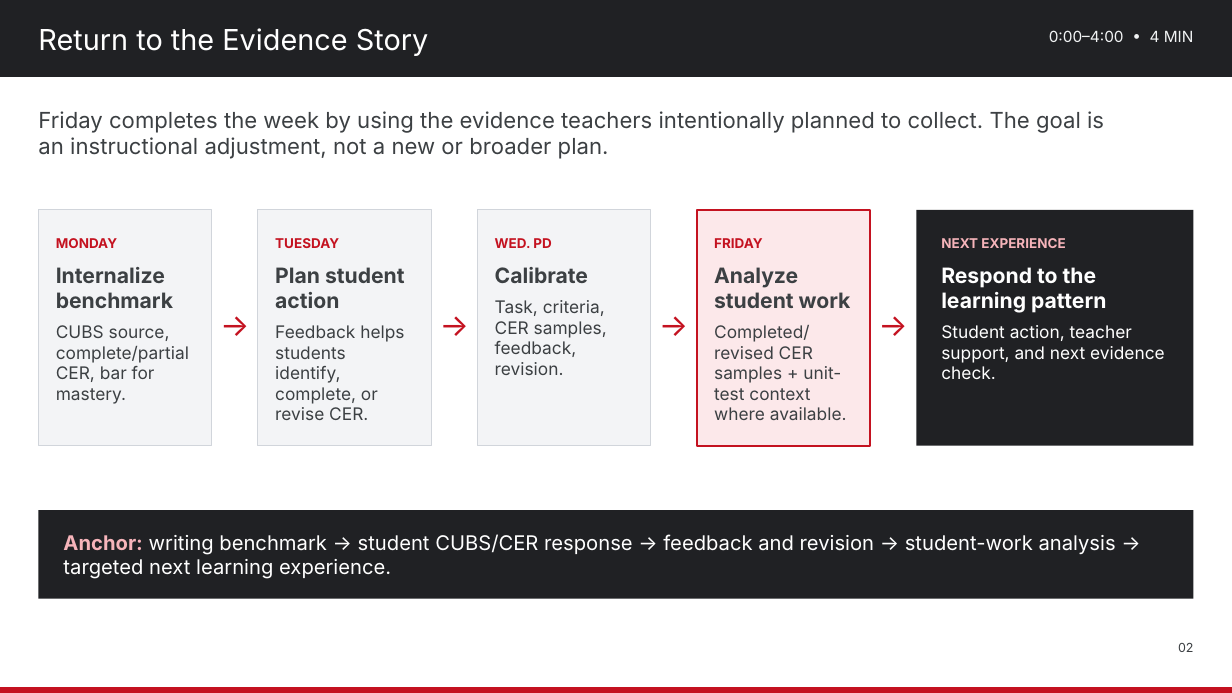
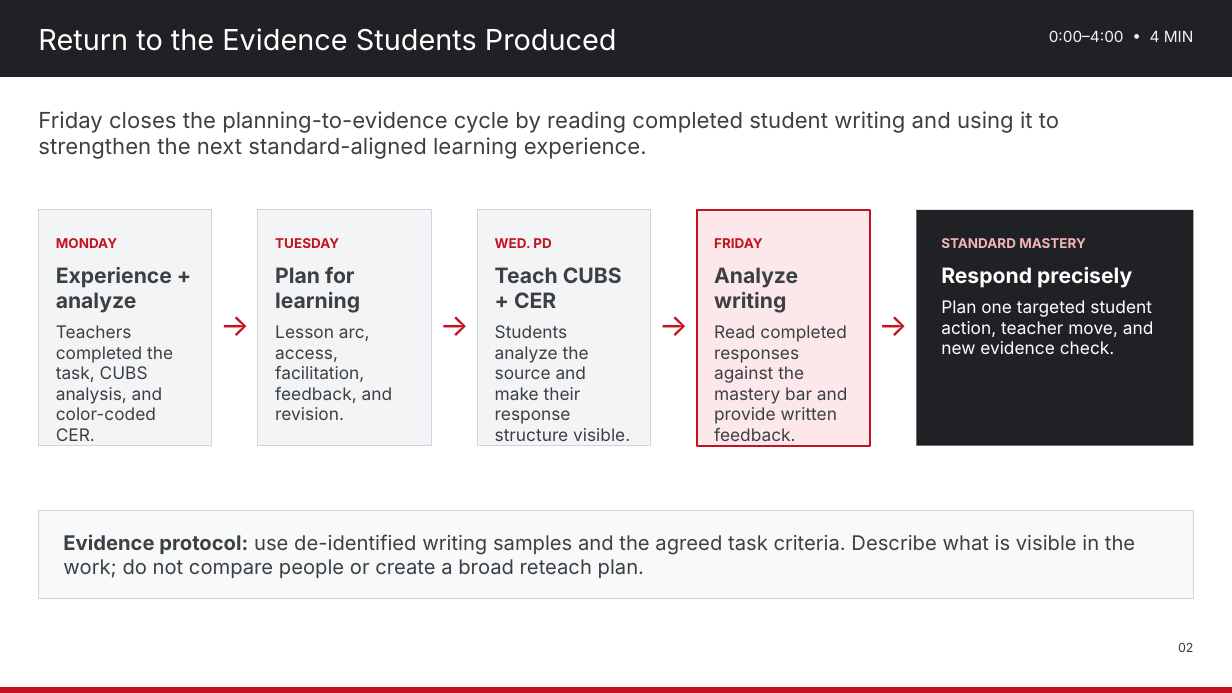
Before and after one commit to nbhs-science/nbhs-science, a slide deck: slide 2 of assets/plc/2026-10-30_Lesson_Internalization_Use_Student_Work_to_Adjust_Next_Learning_Experience.pptx. Drawn at 1232x693 pixels with LibreOffice and Linux fonts; fonts in the diff are those of the drawing. Boxes give left, top, right and bottom in pixels: in the first picture for what was removed or moved away, otherwise in the second. Text is boxed around its words. In the diff, an @@ line names an element or a change of style, - is before the commit and + after.

Commit message:
Revise Oct. 26–30 science literacy materials
Replace all four agendas and editable decks; add the Biology HS-LS2-1 benchmark resource. The sequence now moves from teacher-as-student benchmark analysis to lesson planning, CUBS/CER strategy instruction, completed student writing, written feedback, and a standard-mastery next step.

```diff
--- a/assets/plc/2026-10-30_Lesson_Internalization_Use_Student_Work_to_Adjust_Next_Learning_Experience.pptx
+++ b/assets/plc/2026-10-30_Lesson_Internalization_Use_Student_Work_to_Adjust_Next_Learning_Experience.pptx
@@ text at [38,28,617,51]: text changed @@
-Return to the Evidence Story
+Return to the Evidence Students Produced
@@ text at [38,111,1059,159]: text changed @@
-Friday completes the week by using the evidence teachers intentionally planned to collect. The goal is an instructional adjustment, not a new or broader plan.
+Friday closes the planning-to-evidence cycle by reading completed student writing and using it to strengthen the next standard-aligned learning experience.
@@ text at [941,238,1154,354]: text changed @@
-NEXT EXPERIENCE
-Respond to the learning pattern
-Student action, teacher support, and next evidence check.
+STANDARD MASTERY
+Respond precisely
+Plan one targeted student action, teacher move, and new evidence check.
@@ text at [56,267,173,441]: text changed @@
-Internalize benchmark
-CUBS source, complete/partial CER, bar for mastery.
+Experience + analyze
+Teachers completed the task, CUBS analysis, and color-coded CER.
@@ text at [275,267,393,403]: text changed @@
-Plan student action
-Feedback helps students identify, complete, or revise CER.
+Plan for learning
+Lesson arc, access, facilitation, feedback, and revision.
@@ text at [495,267,630,441]: text changed @@
-Calibrate
-Task, criteria, CER samples, feedback, revision.
+Teach CUBS + CER
+Students analyze the source and make their response structure visible.
@@ text at [714,267,848,441]: text changed @@
-Analyze student work
-Completed/revised CER samples + unit-test context where available.
+Analyze writing
+Read completed responses against the mastery bar and provide written feedback.
@@ rectangle at [39,510,1194,599]: fill #202124 to #F8F9FA; outline none to #D1D5DB 1 pt @@
@@ text at [63,534,1135,578]: text changed; text colour #FFFFFF to #3C4043 @@
-Anchor: writing benchmark → student CUBS/CER response → feedback and revision → student-work analysis → targeted next learning experience.
+Evidence protocol: use de-identified writing samples and the agreed task criteria. Describe what is visible in the work; do not compare people or create a broad reteach plan.
```
Also in this commit, not shown: 5 other slides changed, 1 slide added, 1 slide removed, 8 other files.
